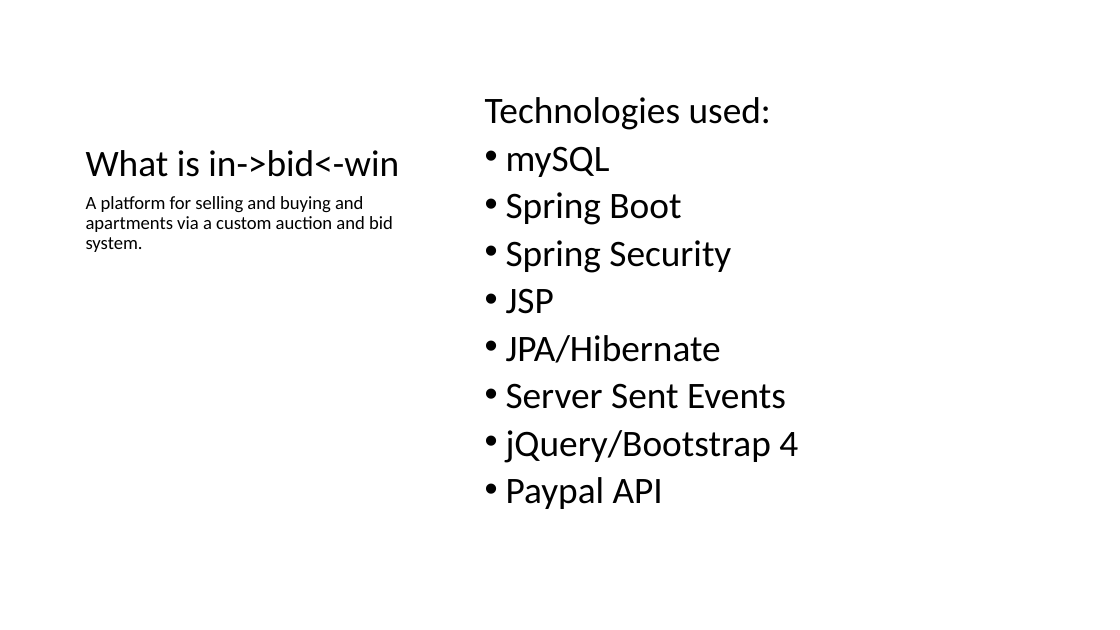
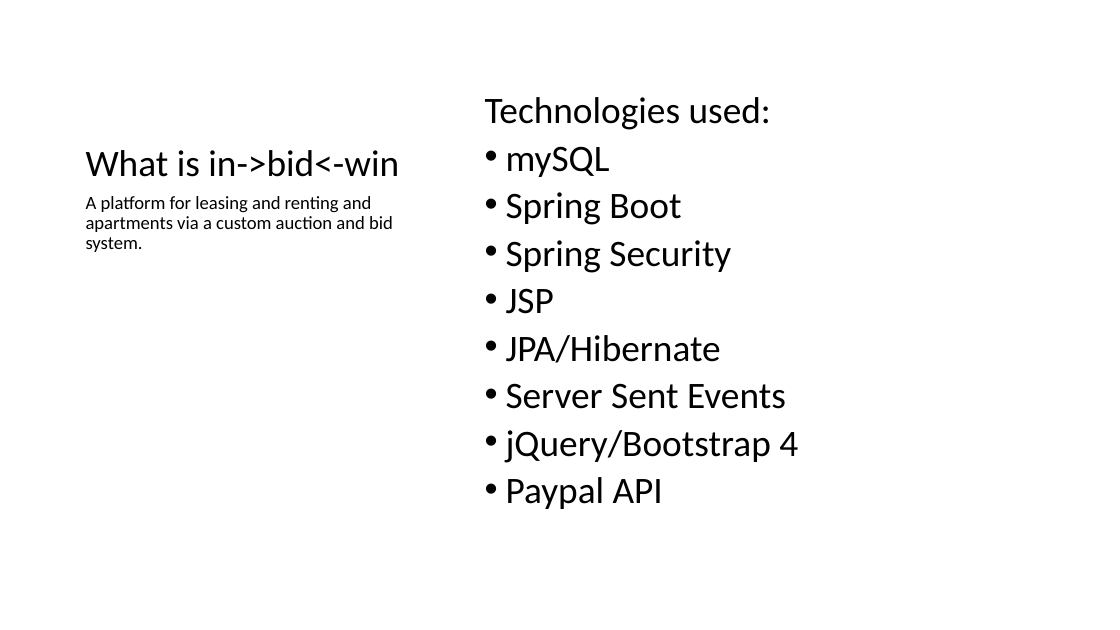
Before and after one commit to harivdee/in-bid-win, a slide deck: slide 2 of A - Scope/Presentation in-bid-win.pptx. Drawn at 1120x630 pixels with LibreOffice and Linux fonts; fonts in the diff are those of the drawing. Boxes give left, top, right and bottom in pixels: in the first picture for what was removed or moved away, otherwise in the second. Text is boxed around its words. In the diff, an @@ line names an element or a change of style, - is before the commit and + after.

```diff
--- a/A - Scope/Presentation in-bid-win.pptx
+++ b/A - Scope/Presentation in-bid-win.pptx
@@ text at bbox=[86, 196, 393, 252]: text changed @@
-A platform for selling and buying and apartments via a custom auction and bid system.
+A platform for leasing and renting and apartments via a custom auction and bid system.
```
Also in this commit, not shown: 1 other slide changed.
